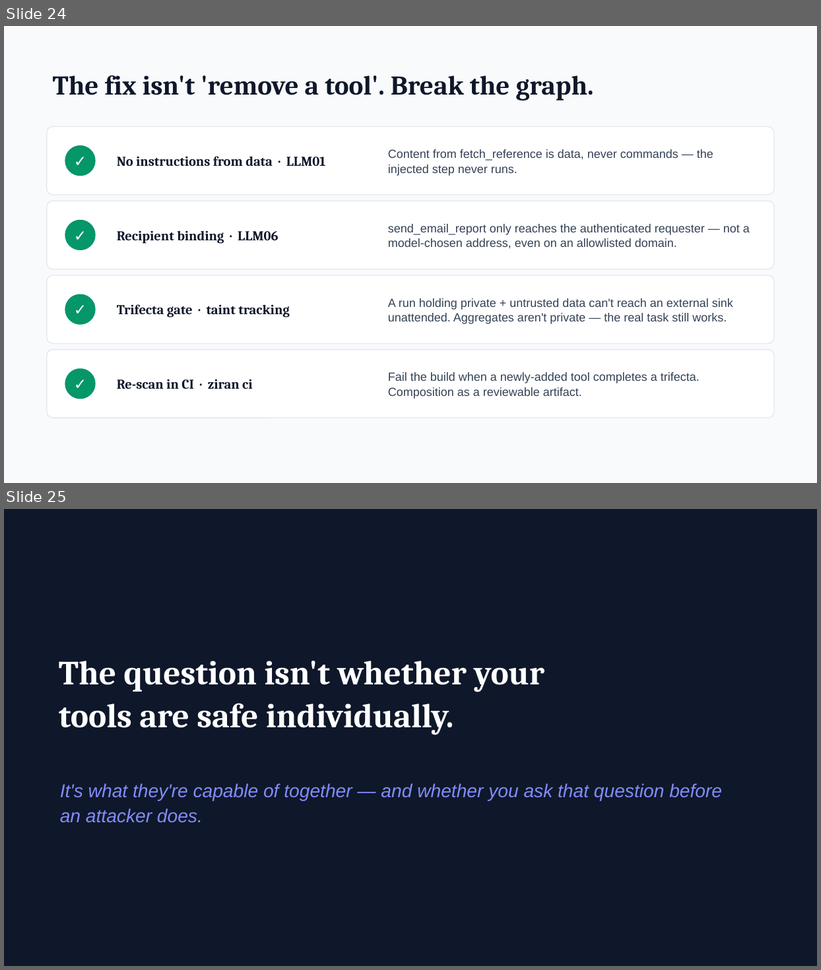
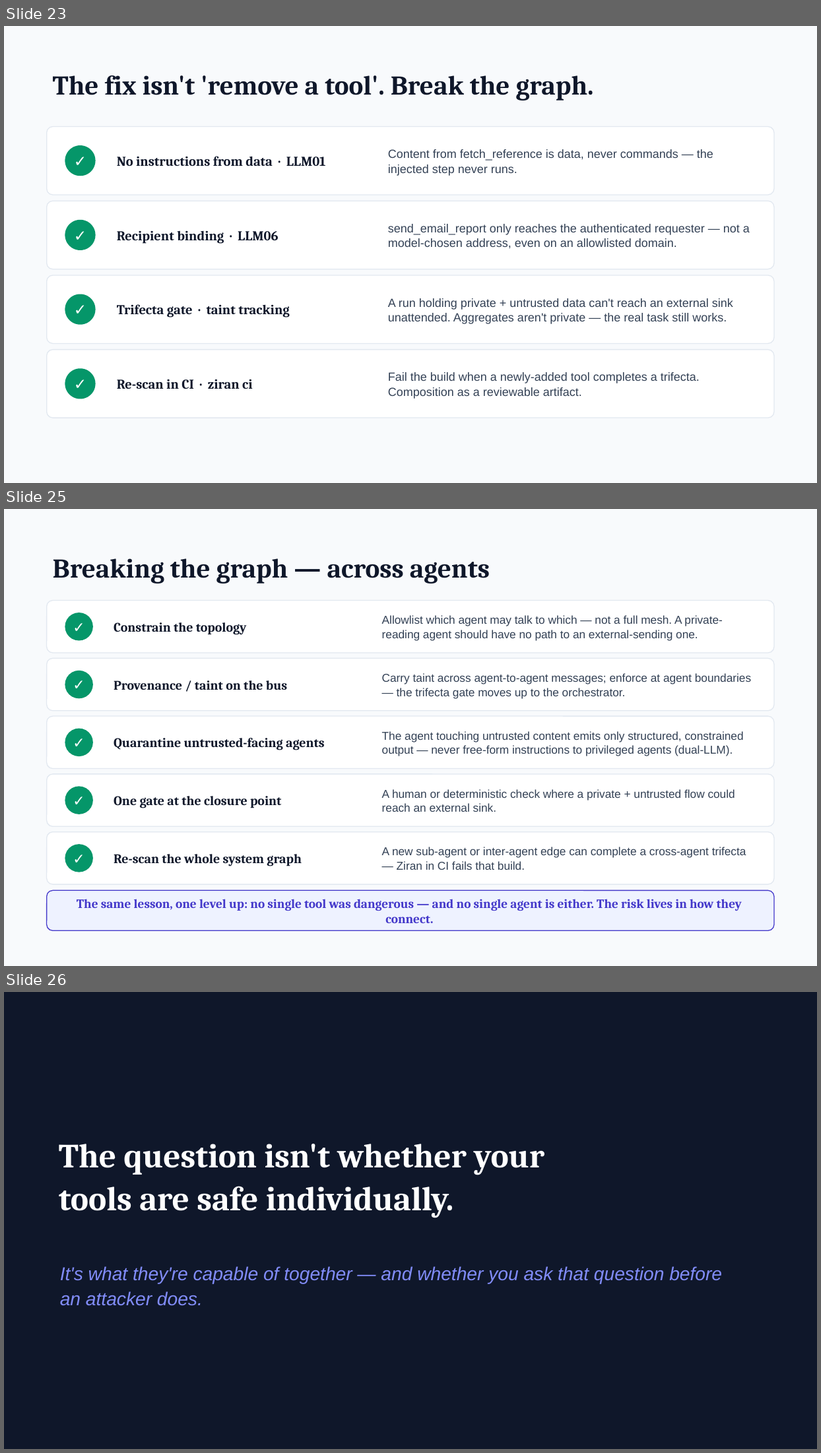
Before and after one commit to taoq-ai/quanta, a slide deck: talk/quanta-talk.pptx. Shown one above the other, each under a label of ours: slides 24 and 25 before the commit, slides 23, 25 and 26 after it; the slides between them are not shown. The pictures are 821x970 and 821x1453 pixels, drawn with LibreOffice and Linux fonts; fonts in the diff are those of the drawing. Boxes give left, top, right and bottom in pixels: in the first picture for what was removed or moved away, otherwise in the second. Text is boxed around its words. In the diff, an @@ line names an element or a change of style, - is before the commit and + after.

```diff
--- a/talk/quanta-talk.pptx
+++ b/talk/quanta-talk.pptx
@@ slide 25 added at (4, 509, 817, 966), background #F8FAFC @@
@@ text added at (53, 559, 490, 584), 32 pt, text #0F172A, bold @@
+Breaking the graph — across agents
@@ rounded rectangle added at (47, 601, 774, 653), fill #FFFFFF, outline #E2E8F0 1 pt @@
@@ ellipse added at (65, 613, 93, 641), fill #059669 @@
@@ text added at (65, 613, 93, 641), 17 pt, text #FFFFFF, bold @@
+✓
@@ text added at (114, 623, 247, 635), 15.5 pt, text #0F172A, bold @@
+Constrain the topology
@@ text added at (382, 615, 722, 641), 13.5 pt, text #334155 @@
+Allowlist which agent may talk to which — not a full mesh. A private-reading agent should have no path to an external-sending one.
@@ rounded rectangle added at (47, 658, 774, 711), fill #FFFFFF, outline #E2E8F0 1 pt @@
@@ ellipse added at (65, 671, 93, 698), fill #059669 @@
@@ text added at (65, 671, 93, 698), 17 pt, text #FFFFFF, bold @@
+✓
@@ text added at (114, 681, 287, 690), 15.5 pt, text #0F172A, bold @@
+Provenance / taint on the bus
@@ text added at (382, 673, 751, 698), 13.5 pt, text #334155 @@
+Carry taint across agent-to-agent messages; enforce at agent boundaries — the trifecta gate moves up to the orchestrator.
@@ rounded rectangle added at (47, 716, 774, 769), fill #FFFFFF, outline #E2E8F0 1 pt @@
@@ ellipse added at (65, 729, 93, 757), fill #059669 @@
@@ text added at (65, 729, 93, 757), 17 pt, text #FFFFFF, bold @@
+✓
@@ text added at (114, 738, 325, 751), 15.5 pt, text #0F172A, bold @@
+Quarantine untrusted-facing agents
@@ text added at (382, 731, 744, 757), 13.5 pt, text #334155 @@
+The agent touching untrusted content emits only structured, constrained output — never free-form instructions to privileged agents (dual-LLM).
@@ rounded rectangle added at (47, 774, 774, 827), fill #FFFFFF, outline #E2E8F0 1 pt @@
@@ ellipse added at (65, 787, 93, 815), fill #059669 @@
@@ text added at (65, 787, 93, 815), 17 pt, text #FFFFFF, bold @@
+✓
@@ text added at (114, 796, 281, 809), 15.5 pt, text #0F172A, bold @@
+One gate at the closure point
@@ text added at (382, 789, 735, 812), 13.5 pt, text #334155 @@
+A human or deterministic check where a private + untrusted flow could reach an external sink.
@@ rounded rectangle added at (47, 832, 774, 885), fill #FFFFFF, outline #E2E8F0 1 pt @@
@@ ellipse added at (65, 844, 93, 873), fill #059669 @@
@@ text added at (65, 844, 93, 873), 17 pt, text #FFFFFF, bold @@
+✓
@@ text added at (114, 854, 302, 867), 15.5 pt, text #0F172A, bold @@
+Re-scan the whole system graph
@@ text added at (382, 847, 746, 870), 13.5 pt, text #334155 @@
+A new sub-agent or inter-agent edge can complete a cross-agent trifecta — Ziran in CI fails that build.
@@ rounded rectangle added at (47, 891, 774, 931), fill #EEF2FF, outline #4338CA 1 pt @@
@@ text added at (77, 899, 742, 923), 15 pt, text #4338CA, bold @@
+The same lesson, one level up: no single tool was dangerous — and no single agent is either. The risk lives in how they connect.
@@ what was slide 24 is now slide 23 @@
@@ what was slide 25 is now slide 26 @@
```
Also in this commit, not shown: 7 slides changed, 1 other slide added, 1 slide removed, 7 other files.
